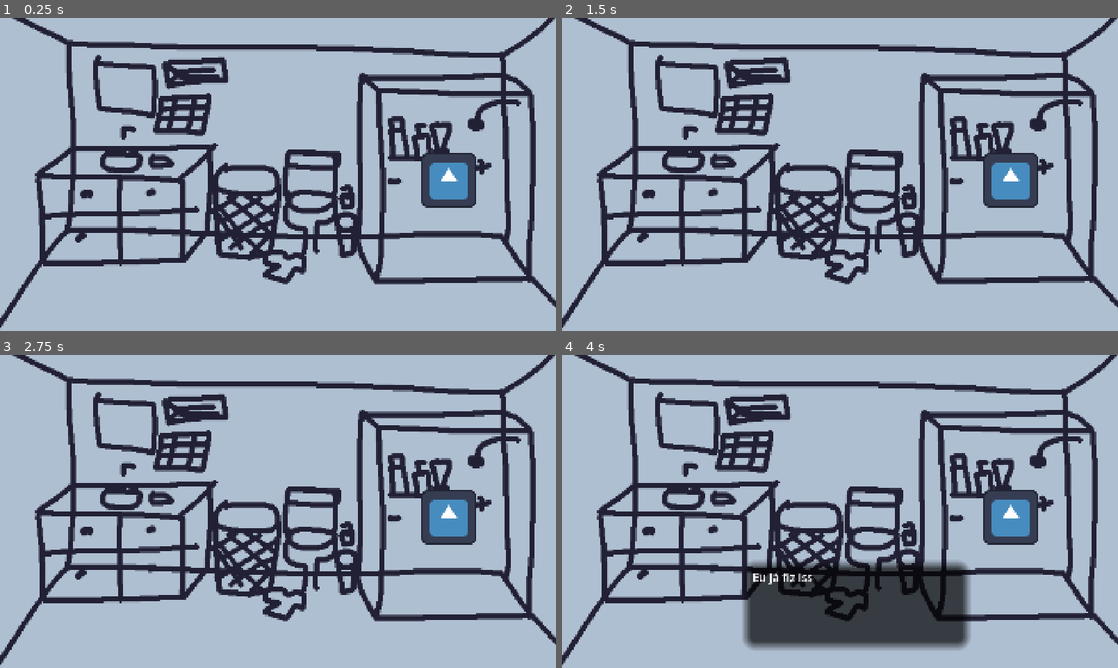
Above: before the commit, frames 1-4 (two rows, left to right).
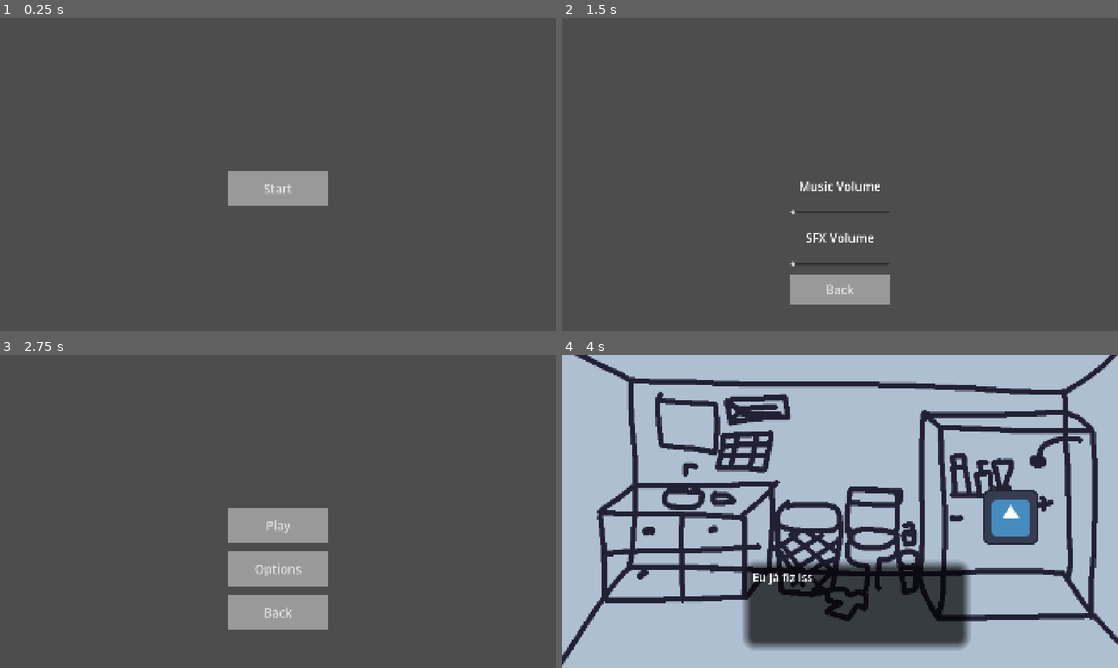
Above: after the commit, the same moments.

Repository: Moonymoon1/Criathlon
Game: Godot game, scene res://scenes/main_menu.tscn
Two runs of this game, one before a commit and one after it. Both use one fixed random seed, a clock stepped at 60 frames per second and the inputs below. Before the commit the project starts from res://scenes/main_scene.tscn. The engine's default icon, where the game draws it, is replaced by a stand-in: a white triangle on a blue panel in a dark square.
Inputs (mouse positions are in pixels of both pictures, inside the frame that each line leads up to):
- Up to frame 1 (0.25 s): no input
- Up to frame 2 (1.5 s): click (840, 190) at 0.5 s, where only the run after the commit has a clickable "Start"; click (840, 233) at 1.25 s, where only the run after the commit has a clickable "Options"
- Up to frame 3 (2.75 s): click (278, 627) at 2 s, where only the run after the commit has a clickable "Back"
- Up to frame 4 (4 s): click (840, 527) at 2.75 s, where only the run after the commit has a clickable "Play"; tap Enter (ui_accept) at 3.5, 3.77 s; move the mouse to (1012, 517) at 3.52 s; press the mouse at (1012, 517) at 3.53 s

The runs differ from the first frame. In frame 1, 98% of the frame differs, in the area x 0-100%, y 0-100%; in frame 2, 98%; in frame 3, 98%; in frame 4, nothing differs.

Commit message:
protótipo de menu principal funcional
ainda precisa de:
arte de botões
arte de sliders
arte de labels
arte de título do jogo
arte do background do menu principal
som para clicar botão avançar
som para clicar botão voltar

implementar som no jogo e fazer os sliders de som fazer algo

anotação: não tem botão "sair do jogo" porque como o Criatlhon obriga a gente a fazer um jogo de browser não vai precisar desse botão

Diff:
--- /dev/null
+++ b/main_menu_ui.gd
@@ -0,0 +1,13 @@
+extends Control
+
+@export var start_menu: VBoxContainer
+@export var play_menu: VBoxContainer
+@export var options_menu: VBoxContainer
+
+func _ready() -> void:
+	start_menu.hide()
+	start_menu.process_mode = Node.PROCESS_MODE_DISABLED
+	play_menu.hide()
+	play_menu.process_mode = Node.PROCESS_MODE_DISABLED
+	options_menu.hide()
+	options_menu.process_mode = Node.PROCESS_MODE_DISABLED
--- /dev/null
+++ b/objects/button_template.tscn
@@ -0,0 +1,19 @@
+[gd_scene format=3 uid="uid://cdsdj5m8yipop"]
+
+[ext_resource type="Script" uid="uid://cr2jhxefe3j8d" path="res://scripts/button_template.gd" id="1_ewu61"]
+
+[sub_resource type="StyleBoxFlat" id="StyleBoxFlat_yf5fn"]
+content_margin_left = 5.0
+content_margin_right = 5.0
+content_margin_bottom = 1.0
+
+[node name="Button" type="Button" unique_id=11209475]
+offset_right = 8.0
+offset_bottom = 8.0
+size_flags_horizontal = 3
+size_flags_vertical = 3
+theme_override_styles/normal = SubResource("StyleBoxFlat_yf5fn")
+text = "Start"
+script = ExtResource("1_ewu61")
+
+[connection signal="pressed" from="." to="." method="_on_pressed"]
--- /dev/null
+++ b/objects/main_menu_ui.tscn
@@ -0,0 +1,132 @@
+[gd_scene format=3 uid="uid://7cgptik2v5bh"]
+
+[ext_resource type="PackedScene" uid="uid://b5ja67y4g01t2" path="res://scenes/main_scene.tscn" id="2_1kkoq"]
+[ext_resource type="PackedScene" uid="uid://cdsdj5m8yipop" path="res://objects/button_template.tscn" id="2_1pij0"]
+
+[node name="main_menu_UI" type="Control" unique_id=1789508741]
+layout_mode = 3
+anchors_preset = 15
+anchor_right = 1.0
+anchor_bottom = 1.0
+grow_horizontal = 2
+grow_vertical = 2
+
+[node name="start_menu" type="VBoxContainer" parent="." unique_id=812447473]
+layout_mode = 1
+anchors_preset = 8
+anchor_left = 0.5
+anchor_top = 0.5
+anchor_right = 0.5
+anchor_bottom = 0.5
+offset_left = -170.0
+offset_top = -10.0
+offset_right = 170.0
+offset_bottom = 110.0
+grow_horizontal = 2
+grow_vertical = 2
+theme_override_constants/separation = 30
+
+[node name="start" parent="start_menu" unique_id=11209475 node_paths=PackedStringArray("open_menu", "close_menu") instance=ExtResource("2_1pij0")]
+layout_mode = 2
+size_flags_horizontal = 5
+size_flags_vertical = 7
+theme_override_font_sizes/font_size = 42
+text = "Start
+"
+open_menu = NodePath("../../play_menu")
+close_menu = NodePath("..")
+
+[node name="play_menu" type="VBoxContainer" parent="." unique_id=1461140651]
+process_mode = 4
+visible = false
+layout_mode = 1
+anchors_preset = 8
+anchor_left = 0.5
+anchor_top = 0.5
+anchor_right = 0.5
+anchor_bottom = 0.5
+offset_left = -170.0
+offset_top = -10.0
+offset_right = 170.0
+offset_bottom = 410.0
+grow_horizontal = 2
+grow_vertical = 2
+theme_override_constants/separation = 30
+
+[node name="play" parent="play_menu" unique_id=1952329969 node_paths=PackedStringArray("close_menu") instance=ExtResource("2_1pij0")]
+layout_mode = 2
+size_flags_horizontal = 5
+size_flags_vertical = 7
+theme_override_font_sizes/font_size = 42
+text = "Play
+"
+close_menu = NodePath("..")
+change_scene = ExtResource("2_1kkoq")
+
+[node name="options" parent="play_menu" unique_id=1794426173 node_paths=PackedStringArray("open_menu", "close_menu") instance=ExtResource("2_1pij0")]
+layout_mode = 2
+size_flags_horizontal = 5
+size_flags_vertical = 7
+theme_override_font_sizes/font_size = 42
+text = "Options"
+open_menu = NodePath("../../options_menu")
+close_menu = NodePath("..")
+
+[node name="back" parent="play_menu" unique_id=243169266 node_paths=PackedStringArray("open_menu", "close_menu") instance=ExtResource("2_1pij0")]
+layout_mode = 2
+size_flags_horizontal = 5
+size_flags_vertical = 7
+theme_override_font_sizes/font_size = 42
+text = "Back"
+open_menu = NodePath("../../start_menu")
+close_menu = NodePath("..")
+
+[node name="options_menu" type="VBoxContainer" parent="." unique_id=720999526]
+process_mode = 4
+visible = false
+layout_mode = 1
+anchors_preset = 8
+anchor_left = 0.5
+anchor_top = 0.5
+anchor_right = 0.5
+anchor_bottom = 0.5
+offset_left = -170.0
+offset_top = -10.0
+offset_right = 170.0
+offset_bottom = 450.0
+grow_horizontal = 2
+grow_vertical = 2
+theme_override_constants/separation = 30
+
+[node name="msc_volume_label" type="Label" parent="options_menu" unique_id=1706219872]
+layout_mode = 2
+size_flags_horizontal = 5
+size_flags_vertical = 7
+theme_override_font_sizes/font_size = 42
+text = "Music Volume"
+horizontal_alignment = 1
+vertical_alignment = 1
+
+[node name="msc_volume_slider" type="HSlider" parent="options_menu" unique_id=108787357]
+layout_mode = 2
+
+[node name="sfx_volume_label" type="Label" parent="options_menu" unique_id=902543468]
+layout_mode = 2
+size_flags_horizontal = 5
+size_flags_vertical = 7
+theme_override_font_sizes/font_size = 42
+text = "SFX Volume"
+horizontal_alignment = 1
+vertical_alignment = 1
+
+[node name="sfx_volume_slider" type="HSlider" parent="options_menu" unique_id=1668872957]
+layout_mode = 2
+
+[node name="back" parent="options_menu" unique_id=455972408 node_paths=PackedStringArray("open_menu", "close_menu") instance=ExtResource("2_1pij0")]
+layout_mode = 2
+size_flags_horizontal = 5
+size_flags_vertical = 7
+theme_override_font_sizes/font_size = 42
+text = "Back"
+open_menu = NodePath("../../play_menu")
+close_menu = NodePath("..")
--- a/project.godot
+++ b/project.godot
@@ -11,16 +11,20 @@
 [application]
 
 config/name="Criathlon"
-run/main_scene="uid://b5ja67y4g01t2"
+run/main_scene="uid://ibgatj1cr2yf"
 config/features=PackedStringArray("4.7", "Forward Plus")
 config/icon="res://icon.svg"
+
+[autoload]
+
+GameState="*uid://cp4bd0p7odvnm"
 
 [display]
 
 window/size/viewport_width=1920
 window/size/viewport_height=1080
-window/size/window_width_override=1280
-window/size/window_height_override=720
+window/size/window_width_override=640
+window/size/window_height_override=360
 window/stretch/mode="canvas_items"
 window/stretch/aspect="expand"
 
--- /dev/null
+++ b/scenes/main_menu.tscn
@@ -0,0 +1,9 @@
+[gd_scene format=3 uid="uid://ibgatj1cr2yf"]
+
+[ext_resource type="PackedScene" uid="uid://7cgptik2v5bh" path="res://objects/main_menu_ui.tscn" id="1_l6cm7"]
+
+[node name="main_menu" type="Node2D" unique_id=1950527030]
+
+[node name="main_menu_UI" parent="." unique_id=1789508741 instance=ExtResource("1_l6cm7")]
+offset_right = 1920.0
+offset_bottom = 1080.0
--- /dev/null
+++ b/scripts/button_template.gd
@@ -0,0 +1,18 @@
+extends Button
+
+@export var open_menu: VBoxContainer
+@export var close_menu: VBoxContainer
+@export var change_scene: PackedScene
+
+func _on_pressed() -> void:
+	if open_menu != null:
+		open_menu.process_mode = Node.PROCESS_MODE_INHERIT
+		open_menu.show()
+
+	if close_menu != null:
+		close_menu.process_mode = Node.PROCESS_MODE_DISABLED
+		close_menu.hide()
+
+	if change_scene != null:
+		var new_scene:String = change_scene.resource_path
+		get_tree().change_scene_to_file(new_scene)
Not shown, added: main_menu_ui.gd.uid
Not shown, added: scripts/button_template.gd.uid
